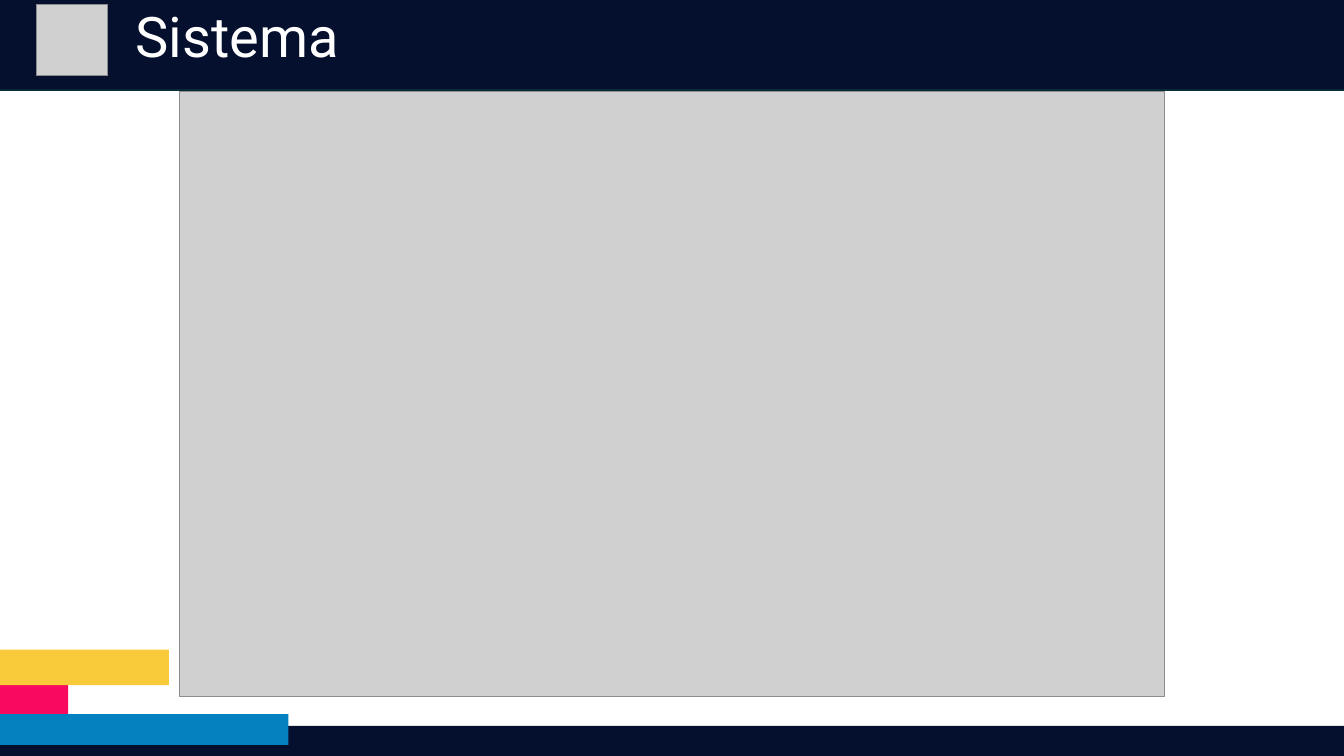
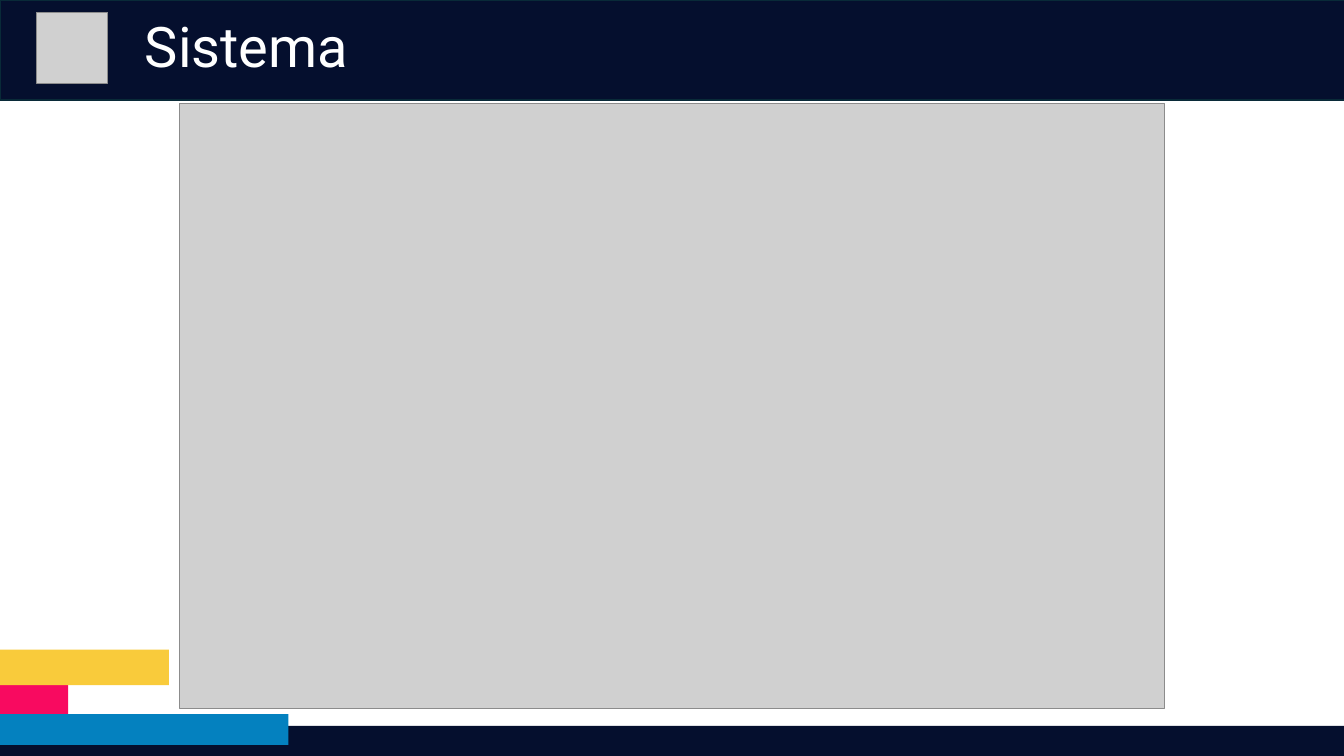
Before and after one commit to RedDuality/Tesi, a slide deck: slide 12 of Presentazione.pptx. Drawn at 1344x756 pixels with LibreOffice and Linux fonts; fonts in the diff are those of the drawing; grey boxes stand for pictures. Boxes give left, top, right and bottom in pixels: in the first picture for what was removed or moved away, otherwise in the second. Text is boxed around its words. In the diff, an @@ line names an element or a change of style, - is before the commit and + after.

```diff
--- a/Presentazione.pptx
+++ b/Presentazione.pptx
@@ rectangle: place and size @@
-rectangle at box(0, 0, 1344, 91)
+rectangle at box(0, 0, 1344, 100)
@@ rectangle removed at box(0, 0, 1344, 756) @@
@@ picture: place and size @@
-picture at box(36, 5, 108, 76)
+picture at box(36, 12, 108, 83)
@@ text "Sistema": place and size @@
-text "Sistema" at box(135, 16, 338, 58)
+text "Sistema" at box(145, 26, 348, 68)
@@ picture: place and size @@
-picture at box(179, 92, 1164, 697)
+picture at box(179, 104, 1164, 709)
```
Also in this commit, not shown: 16 other slides changed, 8 other files.
